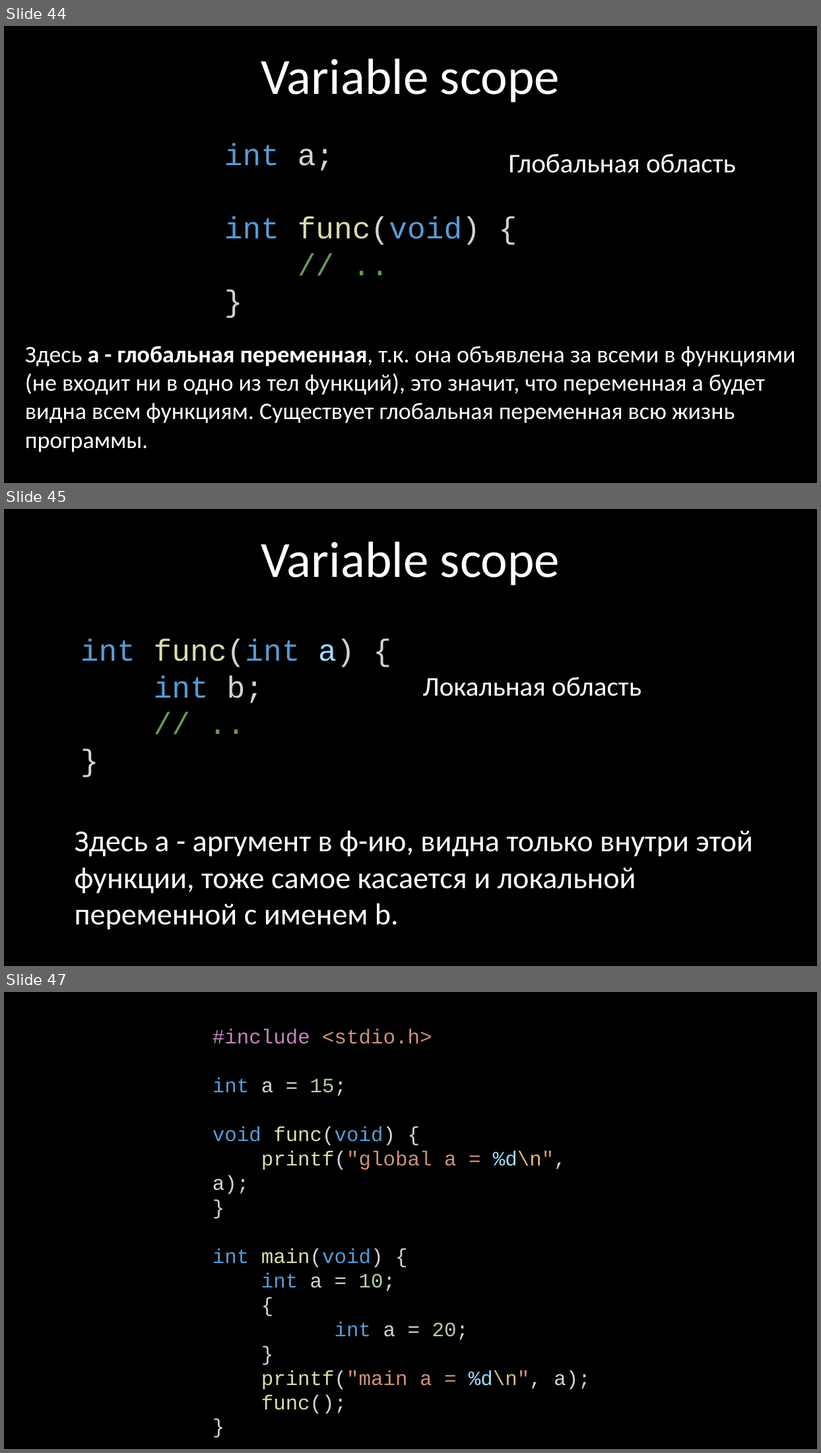
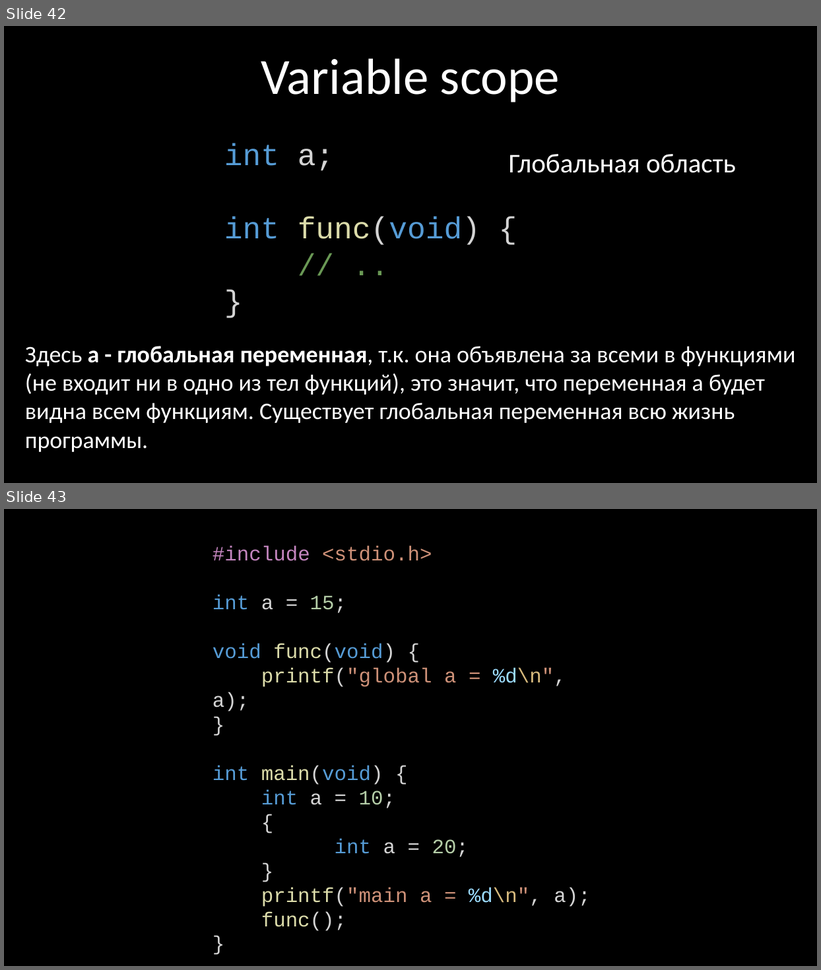
Before and after one commit to kruffka/C-Programming, a slide deck: 6_pointers/6_pointers.pptx. Shown one above the other, each under a label of ours: slides 44, 45 and 47 before the commit, slides 42 and 43 after it; the slides between them are not shown. The pictures are 821x1453 and 821x970 pixels, drawn with LibreOffice and Linux fonts; fonts in the diff are those of the drawing. Boxes give left, top, right and bottom in pixels: in the first picture for what was removed or moved away, otherwise in the second. Text is boxed around its words. In the diff, an @@ line names an element or a change of style, - is before the commit and + after.

```diff
--- a/6_pointers/6_pointers.pptx
+++ b/6_pointers/6_pointers.pptx
@@ slide 45 removed at (4, 509, 817, 966), background #000000 @@
@@ text removed at (261, 541, 560, 586) @@
-Variable scope
@@ text removed at (81, 639, 354, 703) @@
-int func(int a) {
-int b;
-// ..
-}
@@ text removed at (423, 677, 642, 696) @@
-Локальная область
@@ text removed at (75, 830, 753, 930) @@
-Здесь a - аргумент в ф-ию, видна только внутри этой функции, тоже самое касается и локальной переменной с именем b.
@@ what was slide 44 is now slide 42 @@
@@ what was slide 47 is now slide 43 @@
```
Also in this commit, not shown: 8 slides changed, 4 other slides removed, 18 other files.
